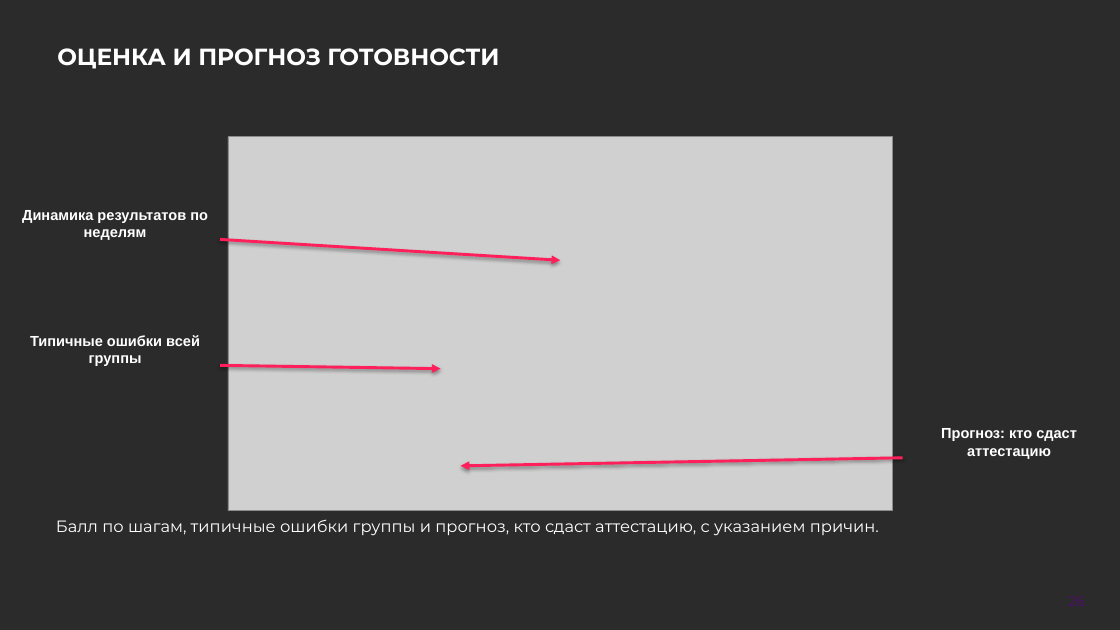
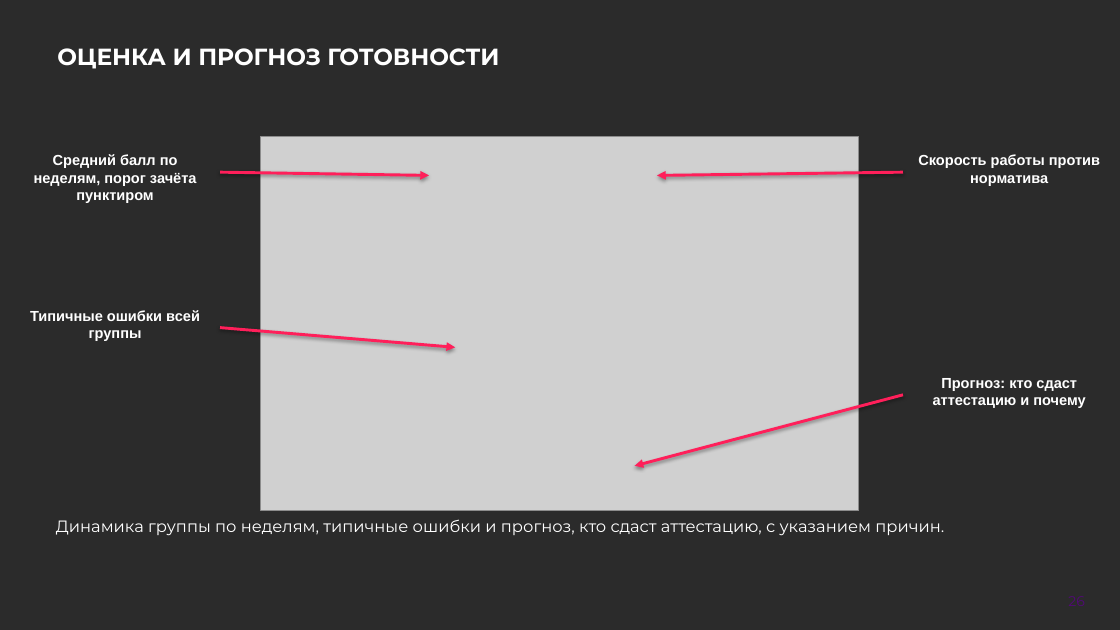
Before and after one commit to Vadik145-beep/lct-112-simulator, a slide deck: slide 26 of docs/presentation/ЛЦТ2026_Ультратех_задача9.pptx. Drawn at 1120x630 pixels with LibreOffice and Linux fonts; fonts in the diff are those of the drawing; grey boxes stand for pictures; background and template pictures are left out; a plain dark background stands for a picture behind light text. Boxes give left, top, right and bottom in pixels: in the first picture for what was removed or moved away, otherwise in the second. Text is boxed around its words. In the diff, an @@ line names an element or a change of style, - is before the commit and + after.

```diff
--- a/docs/presentation/ЛЦТ2026_Ультратех_задача9.pptx
+++ b/docs/presentation/ЛЦТ2026_Ультратех_задача9.pptx
@@ picture resized from (x1=228, y1=137, x2=892, y2=511) to (x1=260, y1=137, x2=859, y2=511) @@
@@ text at (x1=34, y1=154, x2=197, y2=203): text changed @@
-Динамика результатов по неделям
+Средний балл по неделям, порог зачёта пунктиром
@@ arrow added from (220, 172) to (429, 176), #FF1F5A 2.5 pt @@
@@ arrow moved from (220, 239) - (560, 260) to (903, 172) - (657, 176) @@
@@ text added at (x1=918, y1=154, x2=1100, y2=186), 12.5 pt, text #FFFFFF, bold @@
+Скорость работы против норматива
@@ text "Типичные ошибки всей группы" moved from (x1=30, y1=335, x2=200, y2=366) to (x1=30, y1=310, x2=200, y2=341) @@
@@ arrow added from (220, 328) to (455, 348), #FF1F5A 2.5 pt @@
@@ text at (x1=933, y1=378, x2=1085, y2=408): text changed @@
-Прогноз: кто сдаст аттестацию
+Прогноз: кто сдаст аттестацию и почему
@@ arrow moved from (220, 365) - (441, 369) to (903, 395) - (634, 466) @@
@@ arrow removed from (903, 458) to (460, 466) @@
@@ text at (x1=56, y1=519, x2=944, y2=536): text changed @@
-Балл по шагам, типичные ошибки группы и прогноз, кто сдаст аттестацию, с указанием причин.
+Динамика группы по неделям, типичные ошибки и прогноз, кто сдаст аттестацию, с указанием причин.
```
Also in this commit, not shown: 1 other slide changed, 1 other file.
